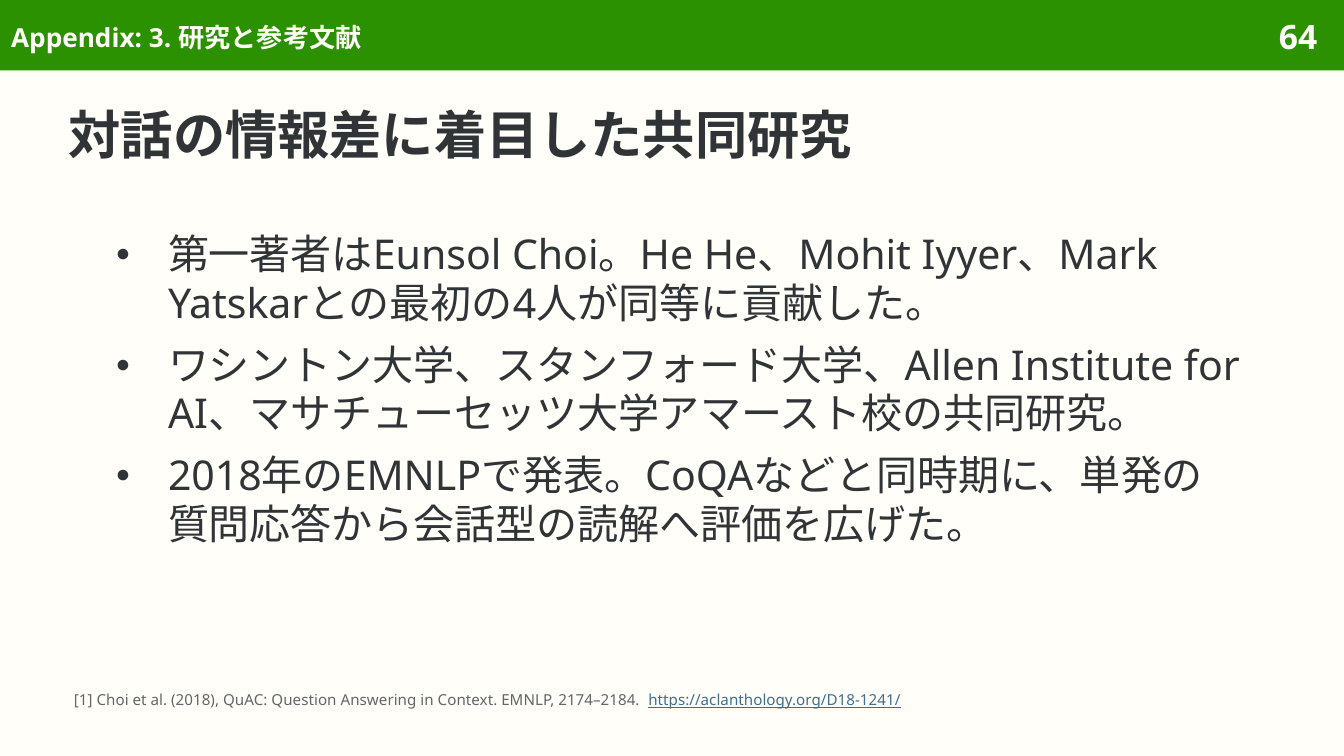
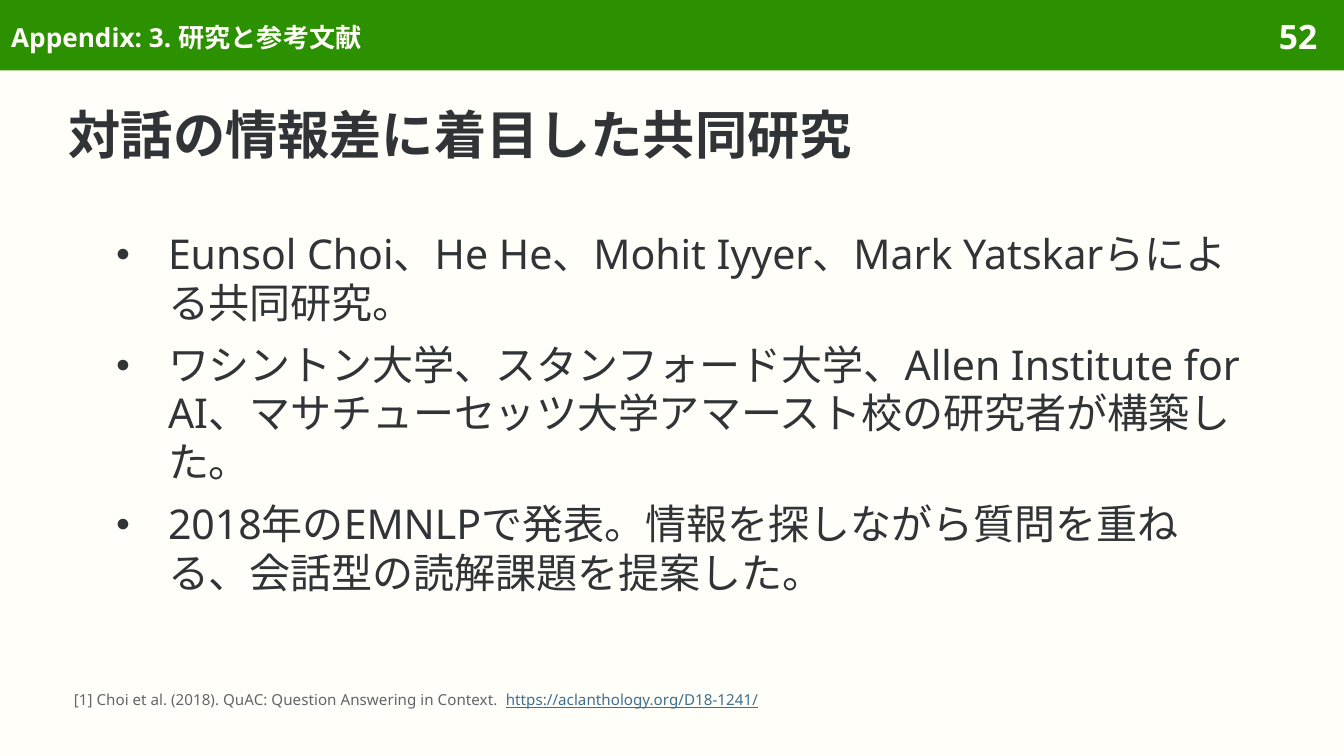
Before and after one commit to sasakiy84/datasets-in-10-minutes, a slide deck: slide 52 of slides/datasets-in-10-minutes-quac.pptx (slide 64 before the commit). Drawn at 1344x756 pixels with LibreOffice and Linux fonts; fonts in the diff are those of the drawing. Boxes give left, top, right and bottom in pixels: in the first picture for what was removed or moved away, otherwise in the second. Text is boxed around its words. In the diff, an @@ line names an element or a change of style, - is before the commit and + after.

```diff
--- a/slides/datasets-in-10-minutes-quac.pptx
+++ b/slides/datasets-in-10-minutes-quac.pptx
@@ page number at <box>1279,24,1317,50</box>: text changed @@
-64
+52
@@ text at <box>168,237,1240,592</box>: text changed @@
-● 第一著者はEunsol Choi。He He、Mohit Iyyer、Mark Yatskarとの最初の4人が同等に貢献した。
-● ワシントン大学、スタンフォード大学、Allen Institute for AI、マサチューセッツ大学アマースト校の共同研究。
-● 2018年のEMNLPで発表。CoQAなどと同時期に、単発の質問応答から会話型の読解へ評価を広げた。
+● Eunsol Choi、He He、Mohit Iyyer、Mark Yatskarらによる共同研究。
+● ワシントン大学、スタンフォード大学、Allen Institute for AI、マサチューセッツ大学アマースト校の研究者が構築した。
+● 2018年のEMNLPで発表。情報を探しながら質問を重ねる、会話型の読解課題を提案した。
@@ text at <box>74,693,758,709</box>: text changed @@
-[1] Choi et al. (2018), QuAC: Question Answering in Context. EMNLP, 2174–2184. https://aclanthology.org/D18-1241/
+[1] Choi et al. (2018). QuAC: Question Answering in Context. https://aclanthology.org/D18-1241/
```
Also in this commit, not shown: 48 other slides changed, 1 slide added, 13 slides removed, 41 other files.
